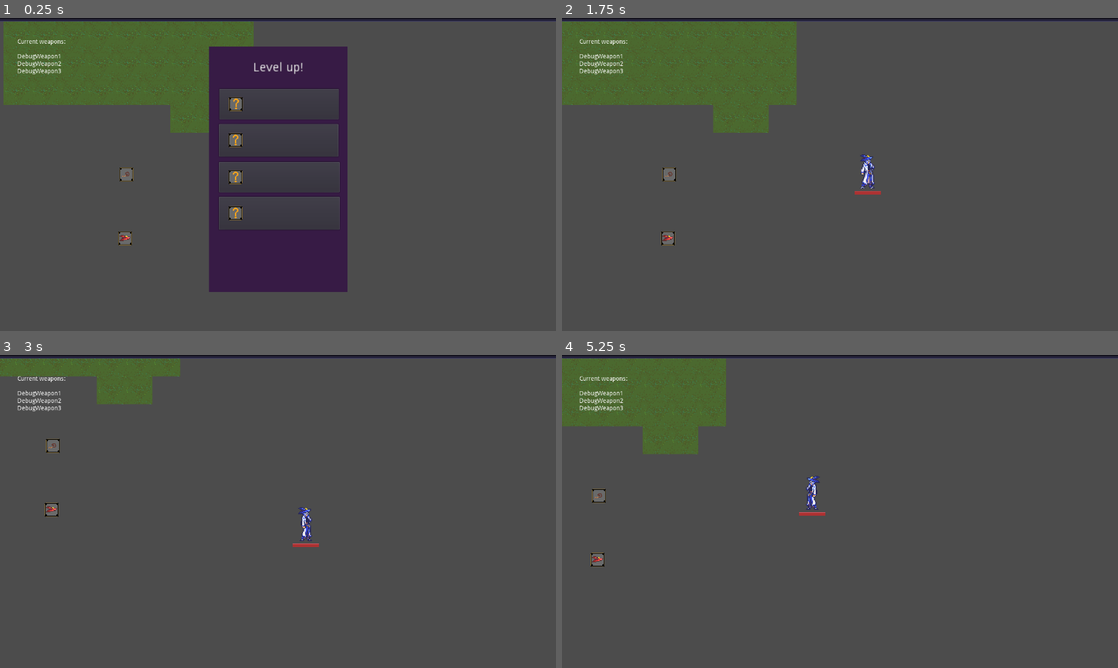
Above: before the commit, frames 1-4 (two rows, left to right).
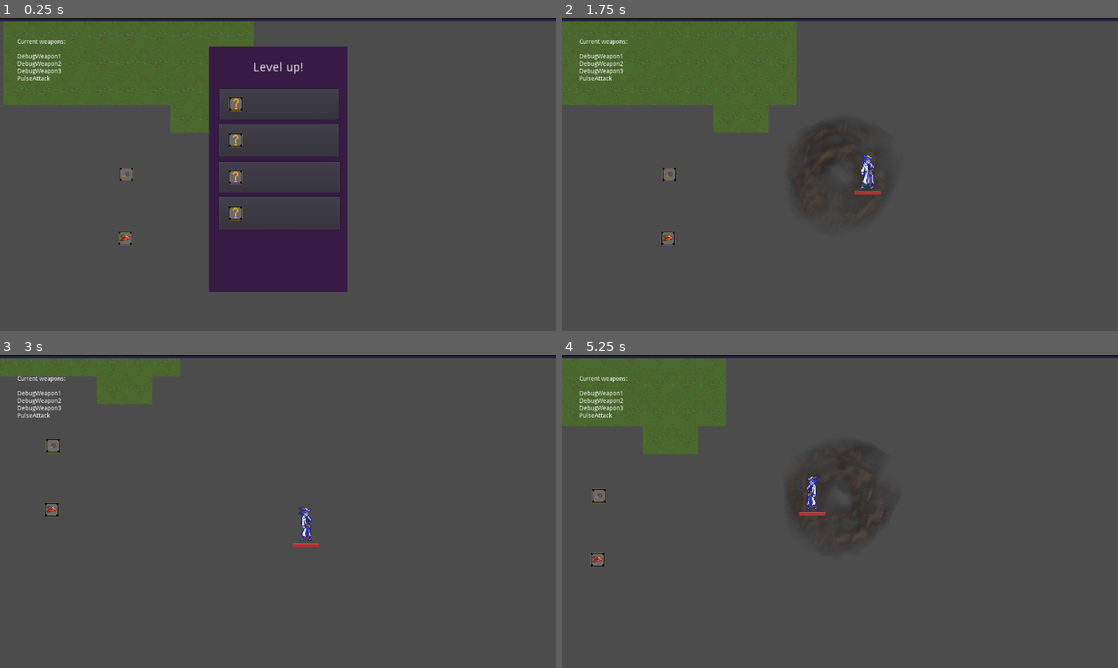
Above: after the commit, the same moments.

Repository: awindahl/rw-gamejam
Game: Godot game, scene res://TestBench.tscn
Two runs of this game, one before a commit and one after it. Both use one fixed random seed, a clock stepped at 60 frames per second and the inputs below. The project has no main scene, so this scene is started directly.
Inputs (mouse positions are in pixels of both pictures, inside the frame that each line leads up to):
- Up to frame 1 (0.25 s): no input
- Up to frame 2 (1.75 s): click (840, 105) at 0.5 s; tap Enter (ui_accept) at 1.25, 1.52 s; hold Right (ui_right) from 1.28 s (still down)
- Up to frame 3 (3 s): release Right (ui_right) at 2.03 s; hold Down (ui_down) 2.03-2.78 s; tap Enter (ui_accept) at 2.27 s; hold Right (ui_right) from 2.78 s (still down)
- Up to frame 4 (5.25 s): release Right (ui_right) at 3.53 s; hold Up (ui_up) 3.53-4.28 s; tap Enter (ui_accept) at 3.77, 4.52 s; hold Left (ui_left) from 4.28 s (still down)

The runs differ from the first frame. In frame 1, less than 0.1% of the frame differs, in the area x 3-9%, y 18-20%; in frame 2, 1.0%, in the area x 3-57%, y 18-60%; in frame 3, less than 0.1%; in frame 4, 0.9%.
Error in both runs: Attempt to call function 'add_child' in base 'null instance' on a null instance. (res://gameMaster.gd:13)

Commit message:
put pulse attack on player

Diff:
--- a/RW gamejam/Scenes/Player.tscn
+++ b/RW gamejam/Scenes/Player.tscn
@@ -8,6 +8,7 @@
 [ext_resource path="res://Assets/UI_xpbar_bg.png" type="Texture" id=6]
 [ext_resource path="res://Scenes/LevelUp.gd" type="Script" id=7]
 [ext_resource path="res://Assets/debug_icon.png" type="Texture" id=8]
+[ext_resource path="res://Scenes/PulseAttack.tscn" type="PackedScene" id=9]
 
 [sub_resource type="RectangleShape2D" id=1]
 extents = Vector2( 31, 32 )
@@ -87,6 +88,8 @@
 
 [node name="DebugWeapon3" type="Node2D" parent="Weapons"]
 
+[node name="PulseAttack" parent="Weapons" instance=ExtResource( 9 )]
+
 [node name="CanvasLayer" type="CanvasLayer" parent="."]
 
 [node name="UI" type="Control" parent="CanvasLayer"]
Not shown: 1 places in RW gamejam/Scenes/Player.tscn that only renumber resources
